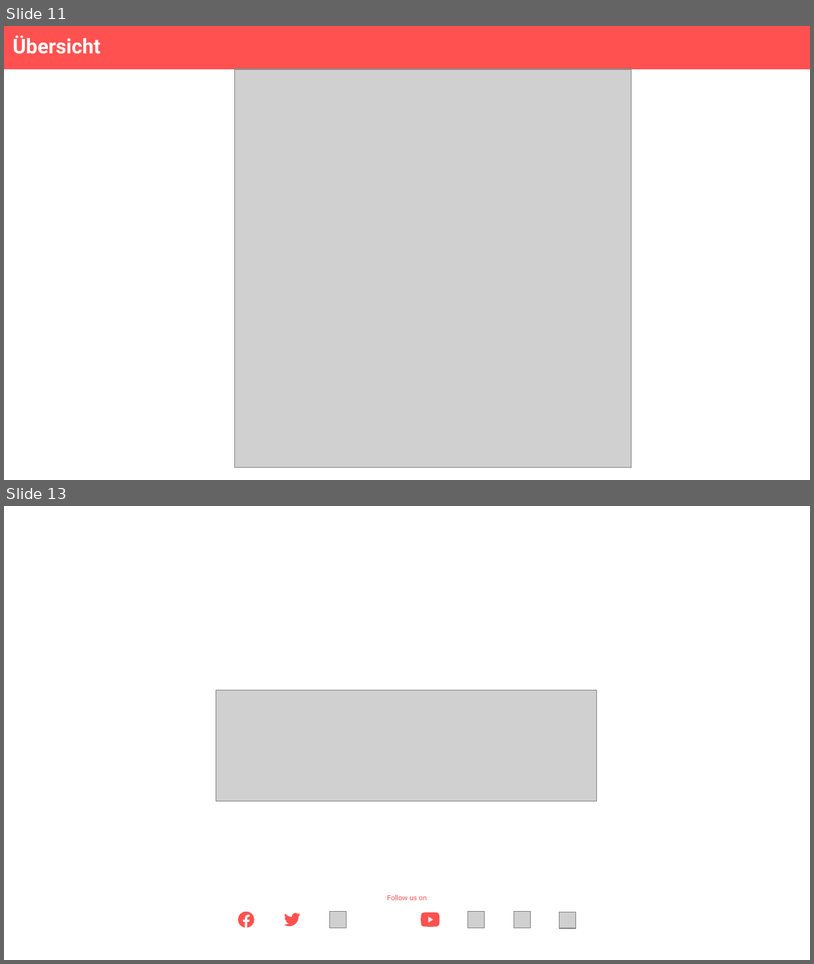
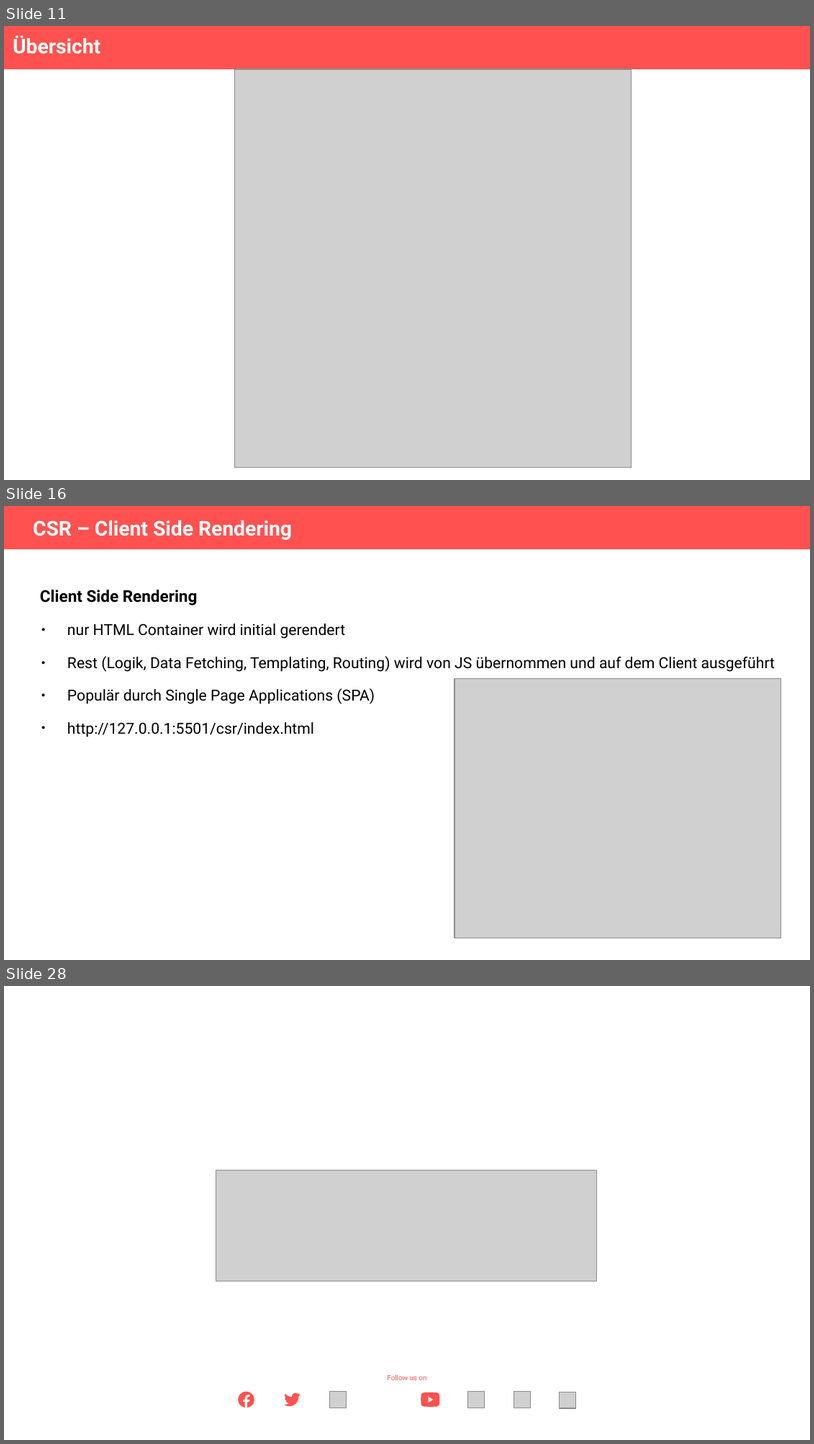
Before and after one commit to Theiaz/renderingpatterns, a slide deck: vortrag.odp. Shown one above the other, each under a label of ours: slides 11 and 13 before the commit, slides 11, 16 and 28 after it; the slides between them are not shown. The pictures are 814x964 and 814x1444 pixels, drawn with LibreOffice and Linux fonts; fonts in the diff are those of the drawing; grey boxes stand for pictures; background and template pictures are left out. Boxes give left, top, right and bottom in pixels: in the first picture for what was removed or moved away, otherwise in the second. Text is boxed around its words. In the diff, an @@ line names an element or a change of style, - is before the commit and + after.

```diff
--- a/vortrag.odp
+++ b/vortrag.odp
@@ slide 16 added at box(4, 506, 810, 960), background #FFFFFF @@
@@ rectangle added at box(4, 506, 810, 549), fill #FF5250 @@
@@ title added at box(33, 520, 292, 540), 20 pt, text #FFFFFF, bold @@
+CSR – Client Side Rendering
@@ text added at box(40, 590, 198, 605), 16 pt, text #000000, bold @@
+Client Side Rendering
@@ text added at box(67, 623, 775, 737), 15 pt, text #000000 @@
+● nur HTML Container wird initial gerendert
+● Rest (Logik, Data Fetching, Templating, Routing) wird von JS übernommen und auf dem Client ausgeführt
+● Populär durch Single Page Applications (SPA)
+● http://127.0.0.1:5501/csr/index.html
@@ picture added at box(455, 679, 782, 938) @@
@@ what was slide 13 is now slide 28 @@
```
Also in this commit, not shown: 3 slides changed, 14 other slides added, 2 other files.
